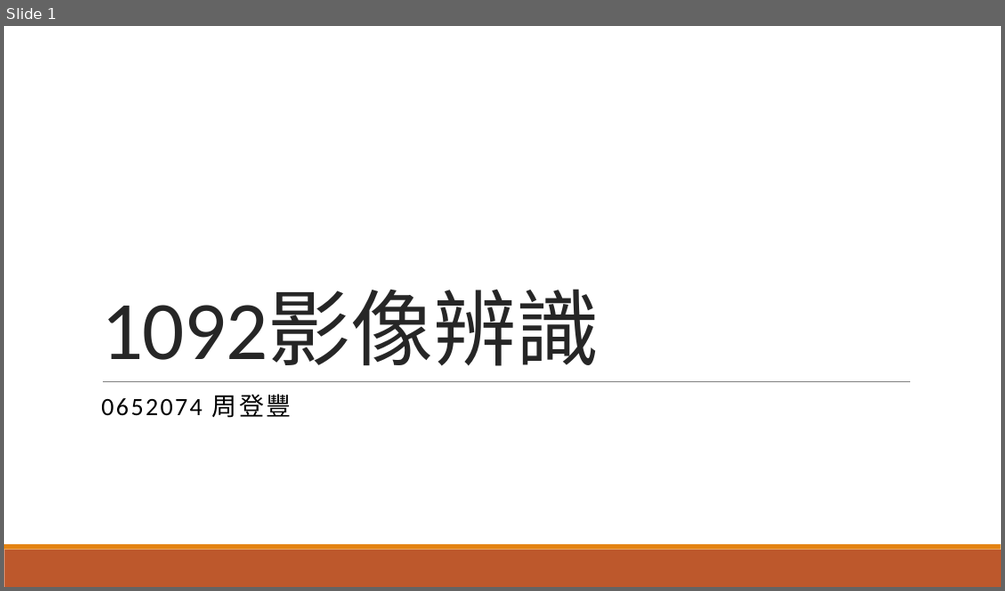
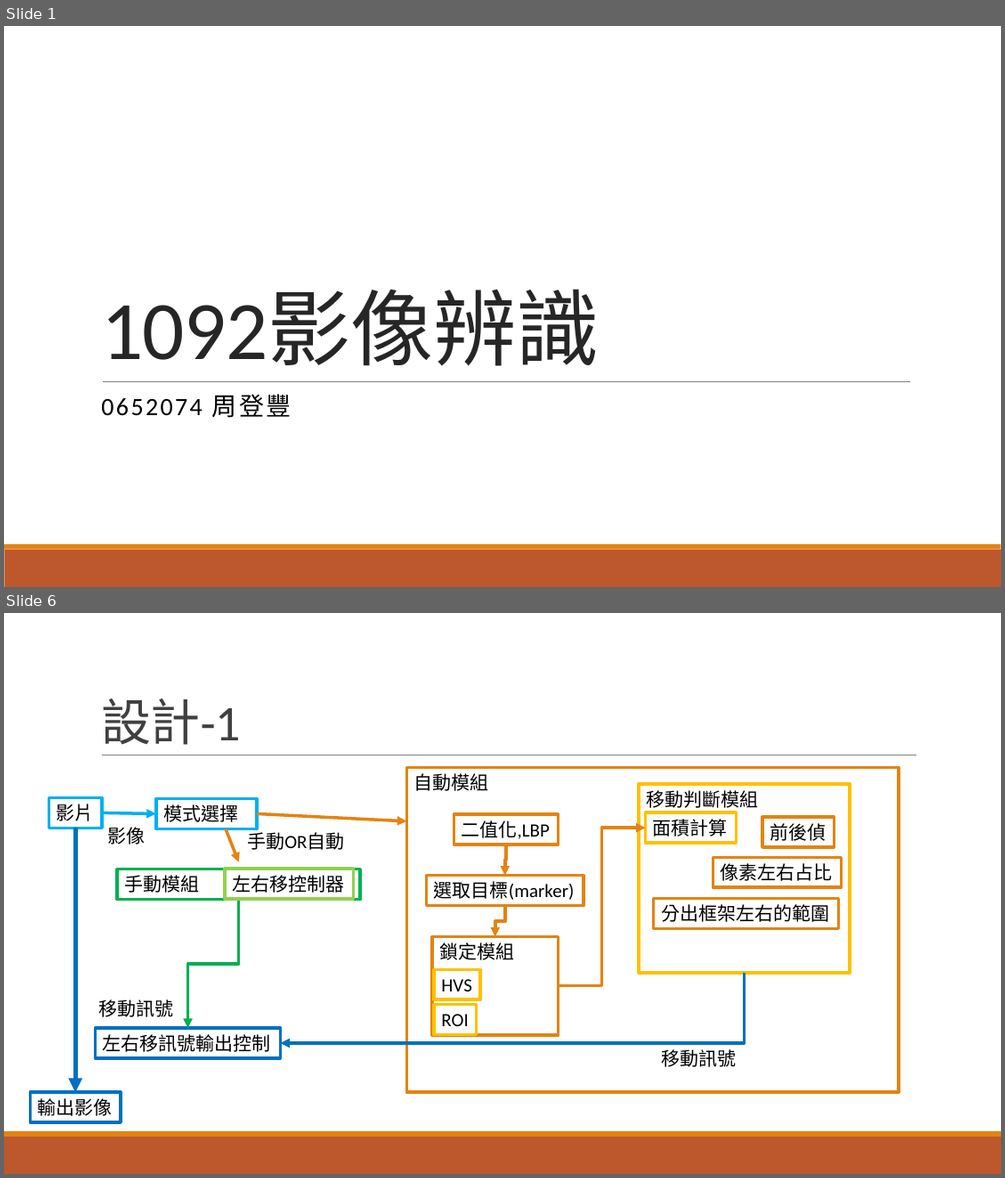
Before and after one commit to choutengfeng/1092, a slide deck: 0652074_1092影像辨識.pptx. Shown one above the other, each under a label of ours: slide 1 before the commit, slides 1 and 6 after it; the slides between them are not shown. The pictures are 1005x591 and 1005x1178 pixels, drawn with LibreOffice and Linux fonts; fonts in the diff are those of the drawing. Boxes give left, top, right and bottom in pixels: in the first picture for what was removed or moved away, otherwise in the second. Text is boxed around its words. In the diff, an @@ line names an element or a change of style, - is before the commit and + after.

```diff
--- a/0652074_1092影像辨識.pptx
+++ b/0652074_1092影像辨識.pptx
@@ slide 6 added at box(4, 613, 1001, 1174), background #FFFFFF; not listed: 2 template elements that a slide beside it also shows @@
@@ title added at box(101, 698, 240, 745), 48 pt, text #404040 @@
+設計-1
@@ line added from (102, 755) to (917, 755), #808080 0.5 pt @@
@@ rectangle added at box(406, 768, 898, 1093), outline #E48312 3 pt, 18 pt, text #000000 @@
+自動模組
@@ rectangle added at box(48, 798, 102, 827), outline #00B0F0 3 pt, 18 pt, text #000000 @@
+影片
@@ rectangle added at box(156, 798, 257, 828), outline #00B0F0 3 pt, 18 pt, text #000000 @@
+模式選擇
@@ rectangle added at box(639, 784, 850, 973), outline #FFC000 3 pt, 18 pt, text #000000 @@
+移動判斷模組
@@ arrow added from (102, 812) to (156, 813), #00B0F0 3 pt @@
@@ arrow added from (257, 813) to (406, 821), #E48312 3 pt @@
@@ rectangle added at box(454, 814, 558, 844), outline #E48312 3 pt, 18 pt, text #000000 @@
+二值化,LBP
@@ rectangle added at box(646, 812, 736, 843), outline #FFC000 3 pt, 18 pt, text #000000 @@
+面積計算
@@ rectangle added at box(762, 817, 834, 847), outline #E48312 3 pt, 18 pt, text #000000 @@
+前後偵
@@ arrow added from (75, 827) to (75, 1093), #0070C0 4.5 pt @@
@@ text added at box(107, 827, 145, 844), 18 pt, text #000000 @@
+影像
@@ arrow added from (226, 829) to (239, 862), #E48312 3 pt @@
@@ text added at box(247, 829, 344, 850), 18 pt, text #000000 @@
+手動OR自動
@@ elbow arrow added from (507, 844) to (505, 876), #E48312 3 pt @@
@@ elbow arrow added from (558, 986) to (646, 827), #E48312 3 pt @@
@@ rectangle added at box(117, 869, 360, 900), outline #00B050 3 pt, 18 pt, text #000000 @@
+手動模組
@@ rectangle added at box(225, 868, 353, 899), outline #92D050 3 pt, 18 pt, text #000000 @@
+左右移控制器
@@ rectangle added at box(427, 876, 583, 906), outline #E48312 3 pt, 18 pt, text #000000 @@
+選取目標(marker)
@@ rectangle added at box(713, 858, 841, 887), outline #E48312 3 pt, 18 pt, text #000000 @@
+像素左右占比
@@ elbow arrow added from (239, 900) to (188, 1028), #00B050 3 pt @@
@@ elbow arrow added from (505, 906) to (495, 937), #E48312 3 pt @@
@@ rectangle added at box(654, 899, 839, 929), outline #E48312 3 pt, 18 pt, text #000000 @@
+分出框架左右的範圍
@@ rectangle added at box(432, 937, 558, 1035), outline #E48312 3 pt, 18 pt, text #000000 @@
+鎖定模組
@@ elbow arrow added from (744, 973) to (281, 1043), #0070C0 3 pt @@
@@ rectangle added at box(434, 970, 480, 999), outline #FFC000 3 pt, 18 pt, text #000000 @@
+HVS
@@ text added at box(99, 999, 174, 1017), 18 pt, text #000000 @@
+移動訊號
@@ rectangle added at box(434, 1004, 477, 1034), outline #FFC000 3 pt, 18 pt, text #000000 @@
+ROI
@@ rectangle added at box(96, 1028, 280, 1058), outline #0070C0 3 pt, 18 pt, text #000000 @@
+左右移訊號輸出控制
@@ text added at box(661, 1049, 736, 1067), 18 pt, text #000000 @@
+移動訊號
@@ rectangle added at box(30, 1093, 121, 1122), outline #0070C0 3 pt, 18 pt, text #000000 @@
+輸出影像
```
Also in this commit, not shown: 2 slides changed, 4 other slides added, 1 slide removed, 1 other file.
